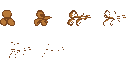
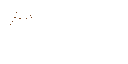
Revision of a layered 128x64 image; what changed, layer by layer:
hid group "Spritesheet" (6 layers) over [0, 10, 126, 58]
showed group "Video Group 1" (6 layers) over [0, 10, 32, 26]
